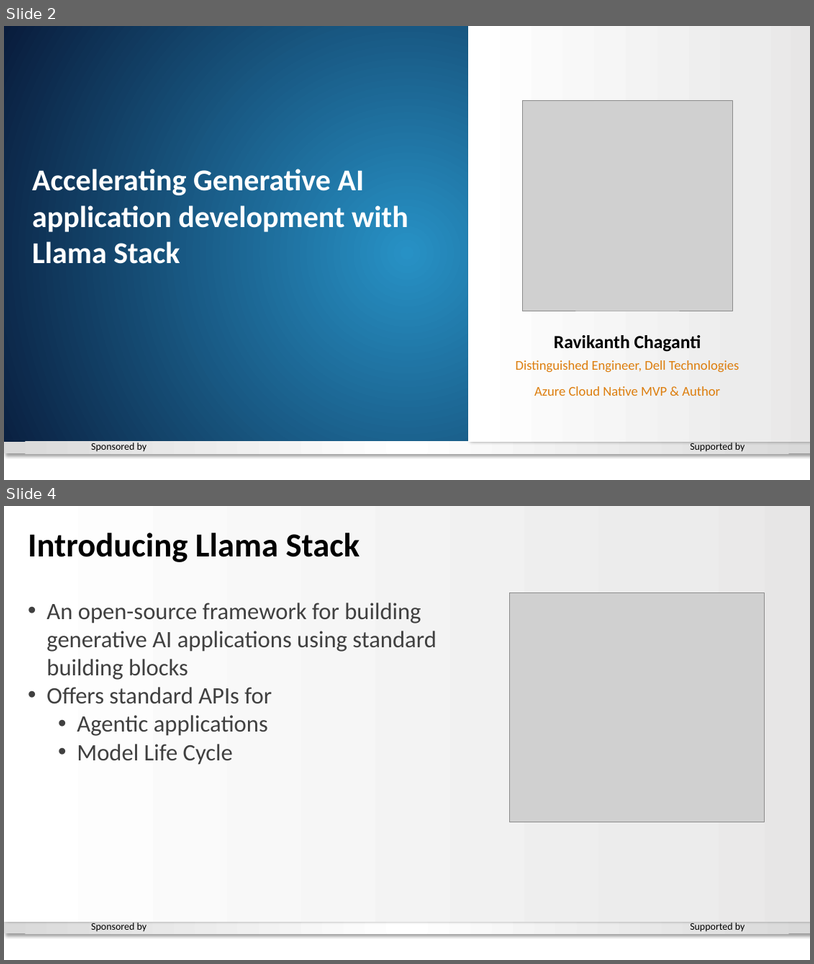
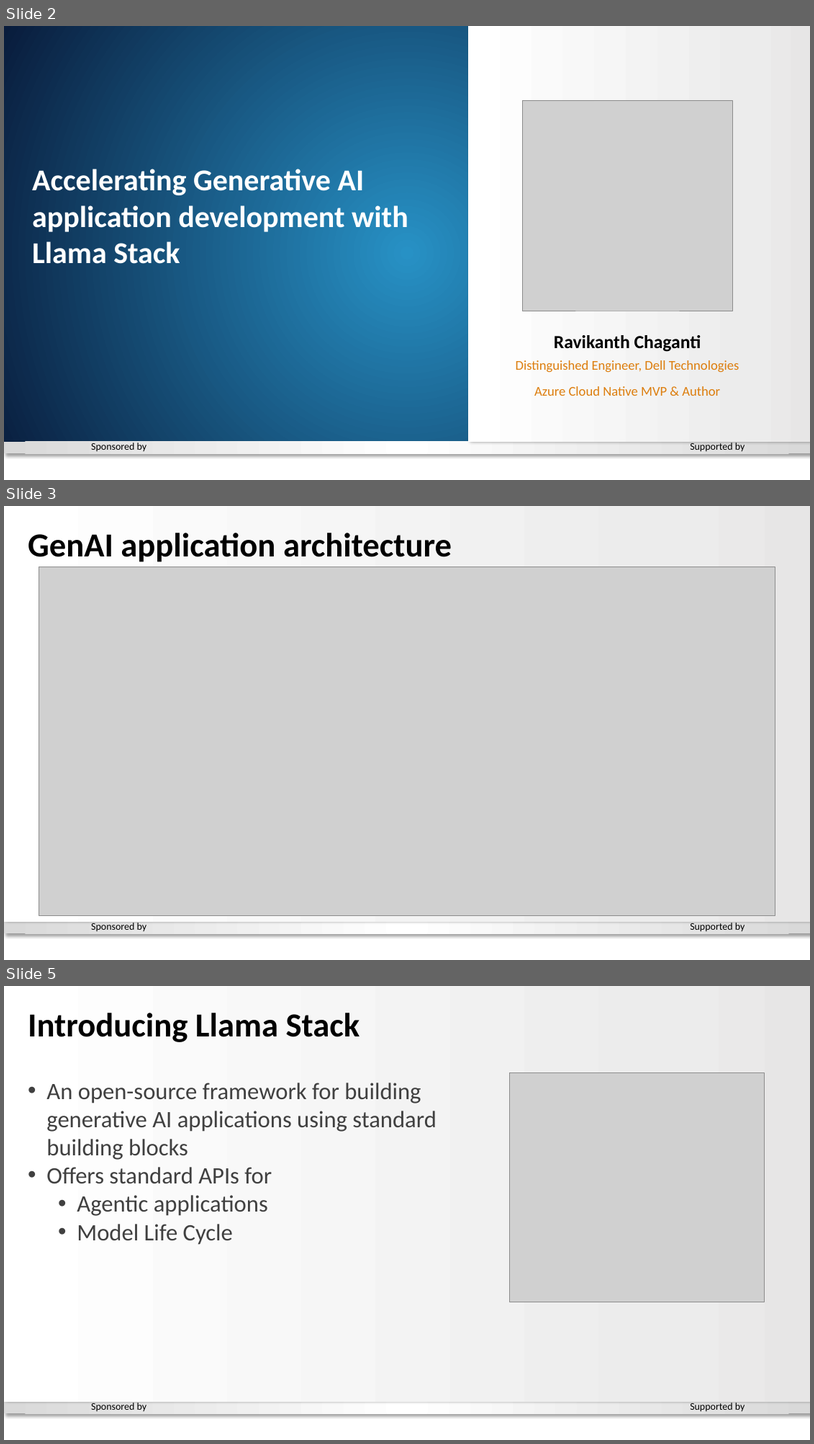
Before and after one commit to rchaganti/Presentations, a slide deck: GA2025-BLR/Global Azure-2025 - Llama Stack.pptx. Shown one above the other, each under a label of ours: slides 2 and 4 before the commit, slides 2, 3 and 5 after it; the slides between them are not shown. The pictures are 814x964 and 814x1444 pixels, drawn with LibreOffice and Linux fonts; fonts in the diff are those of the drawing; grey boxes stand for pictures; background and template pictures are left out. Boxes give left, top, right and bottom in pixels: in the first picture for what was removed or moved away, otherwise in the second. Text is boxed around its words. In the diff, an @@ line names an element or a change of style, - is before the commit and + after.

```diff
--- a/GA2025-BLR/Global Azure-2025 - Llama Stack.pptx
+++ b/GA2025-BLR/Global Azure-2025 - Llama Stack.pptx
@@ slide 3 added at [4, 506, 810, 960], background gradient #2791C5 to #091C3C; not listed: 5 template elements that a slide beside it also shows @@
@@ text added at [28, 533, 452, 562], 40 pt, text #000000, bold @@
+GenAI application architecture
@@ picture added at [39, 567, 775, 915] @@
@@ what was slide 4 is now slide 5 @@
```
Also in this commit, not shown: 1 other slide added, 2 slides removed.
